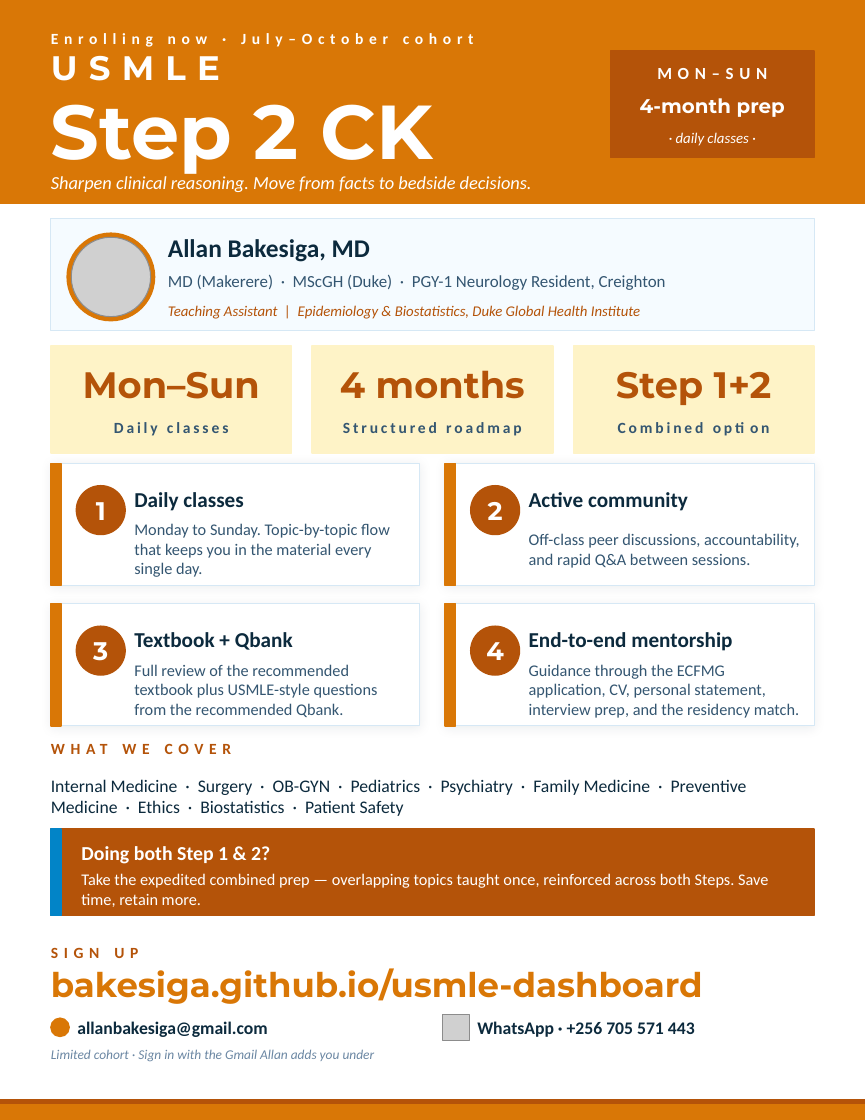
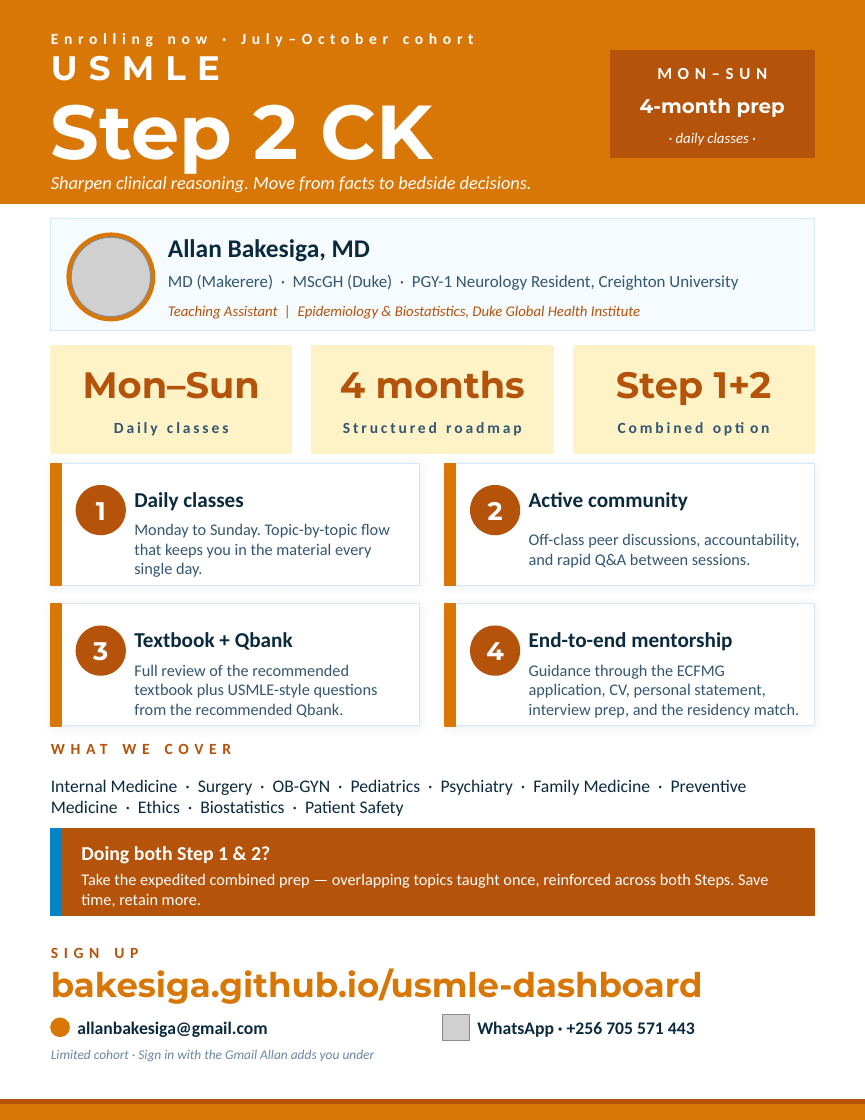
Before and after one commit to Bakesiga/usmle-dashboard, a slide deck: slide 1 of outputs/flyers/USMLE_Step2_Flyer.pptx. Drawn at 865x1120 pixels with LibreOffice and Linux fonts; fonts in the diff are those of the drawing; grey boxes stand for pictures. Boxes give left, top, right and bottom in pixels: in the first picture for what was removed or moved away, otherwise in the second. Text is boxed around its words. In the diff, an @@ line names an element or a change of style, - is before the commit and + after.

Commit message:
Flyers: 'Creighton' -> 'Creighton University'

```diff
--- a/outputs/flyers/USMLE_Step2_Flyer.pptx
+++ b/outputs/flyers/USMLE_Step2_Flyer.pptx
@@ text at (168,275,738,290): text changed @@
-MD (Makerere) · MScGH (Duke) · PGY-1 Neurology Resident, Creighton
+MD (Makerere) · MScGH (Duke) · PGY-1 Neurology Resident, Creighton University
```
Also in this commit, not shown: 2 other files.
